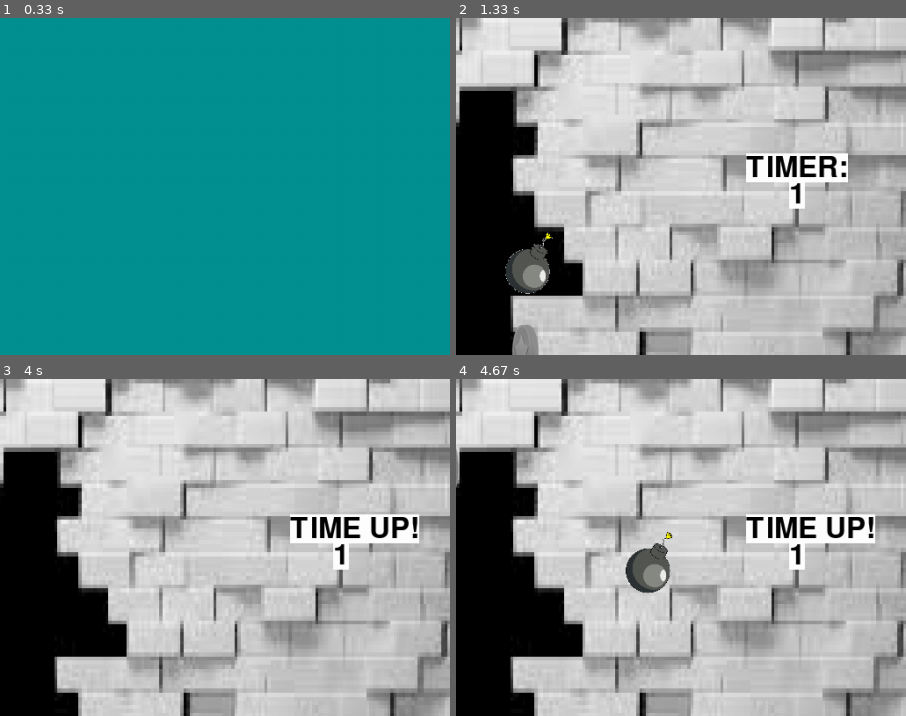
Above: before the commit, frames 1-4 (two rows, left to right).
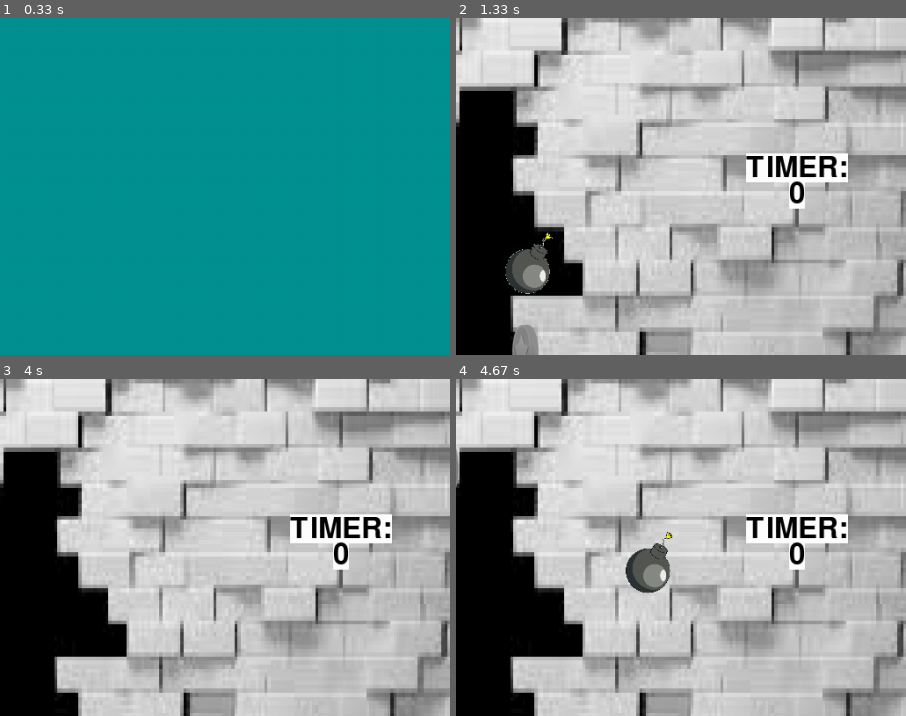
Above: after the commit, the same moments.

Repository: vineetjc/pygame-Coin-Fall-
Game: pygame game, started from main.py
Same seed, same stepped clock (60 frames per second), same inputs: the game is played once before the commit and once after it.
Inputs:
- Up to frame 1 (0.33 s): no input
- Up to frame 2 (1.33 s): click "Start Game" at 0.38 s; hold Right 0.67-1.13 s; hold Right from 1.17 s (still down)
- Up to frame 3 (4 s): release Right at 1.63 s; hold Left 1.67-2.2 s; hold Left 2.23-2.63 s; hold Right 2.67-3.3 s; click "Restart" at 3.88 s
- Up to frame 4 (4.67 s): hold Right 4.17-4.63 s
The pictures show only the part of the screen within x 50-100%, y 0-50%; the shares and areas given below are measured in that part.

Frame 1 is identical in both runs. In frame 2, 0.2% of the frame differs, in the area x 74-78%, y 48-56%; in frame 3, 1.0%, in the area x 74-94%, y 40-56%; in frame 4, 1.0%.

Commit message:
fixed timer

Diff:
--- a/main.py
+++ b/main.py
@@ -30,16 +30,15 @@
 
     # initialize resources and game mode
     res = Resources(pygame)
+    game_clock = pygame.time.Clock()
     game_mode = Game_mode.MAIN_MENU
 
     # initialize screens
     main_menu_screen = Main_menu_screen(pygame, res, windowSurface)
-    game_screen = Game_screen(pygame, res, windowSurface, size)
+    game_screen = Game_screen(pygame, res, windowSurface, size, game_clock)
     settings_screen = Settings_screen(pygame, res, windowSurface)
     game_over_screen = Game_over_screen(pygame, res, windowSurface)
     tutorial_screen = Tutorial_screen(pygame, res, windowSurface)
-
-    game_clock = pygame.time.Clock()
 
     # game loop starts
     while True:
--- a/src/game_screen.py
+++ b/src/game_screen.py
@@ -12,7 +12,7 @@
 
 
 class Game_screen(Screen):
-    def __init__(self, pygame, res, surface, size):
+    def __init__(self, pygame, res, surface, size, gameclock):
         Screen.__init__(self, pygame, res, surface)
 
         # set up initial variables
@@ -21,7 +21,7 @@
         self.result = 0
         self.i = 1
         self.coinlist = []
-        self.gameclock = pygame.time.Clock()
+        self.gameclock = gameclock
         self.timer = 0
         self.cart = Cart(res, self.size, surface)
 
@@ -66,18 +66,14 @@
         self.i += 1
 
         # Update time
-        seconds = self.gameclock.tick(60)/1000.0
+        seconds = self.gameclock.get_time() / 1000.0
         self.timer += seconds
 
         # returns real value of timer to int value
         int_timer = math.trunc(self.timer)
-        if int_timer < 30 and not (self.cart.dead):
-            self.display_time = self.res.basicFont.render(str(int_timer), True, self.res.BLACK, self.res.WHITE)
-            self.surface.blit(self.display_time, self.timebox)
-        else:
-            self.time_text = self.res.basicFont.render('TIME UP!', True, self.res.BLACK, self.res.WHITE)
-
+        self.display_time = self.res.basicFont.render(str(int_timer), True, self.res.BLACK, self.res.WHITE)
         self.surface.blit(self.time_text, self.textbox)
+        self.surface.blit(self.display_time, self.timebox)
         self.surface.blit(self.point_text, self.pointbox)
         self.score = self.res.basicFont.render(str(self.cart.points), True, self.res.BLACK, self.res.WHITE)
         self.surface.blit(self.score, self.scorebox)
